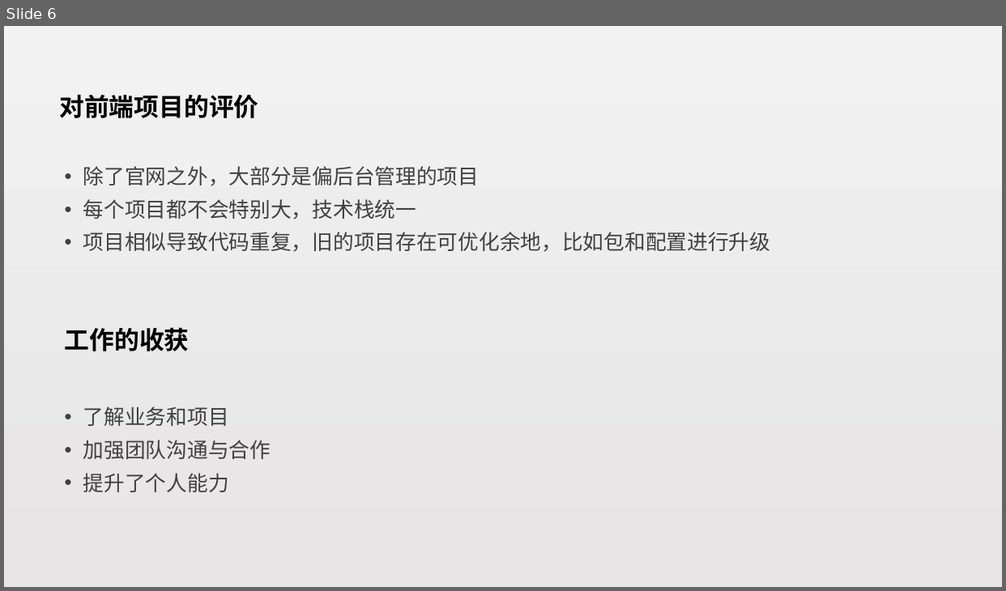
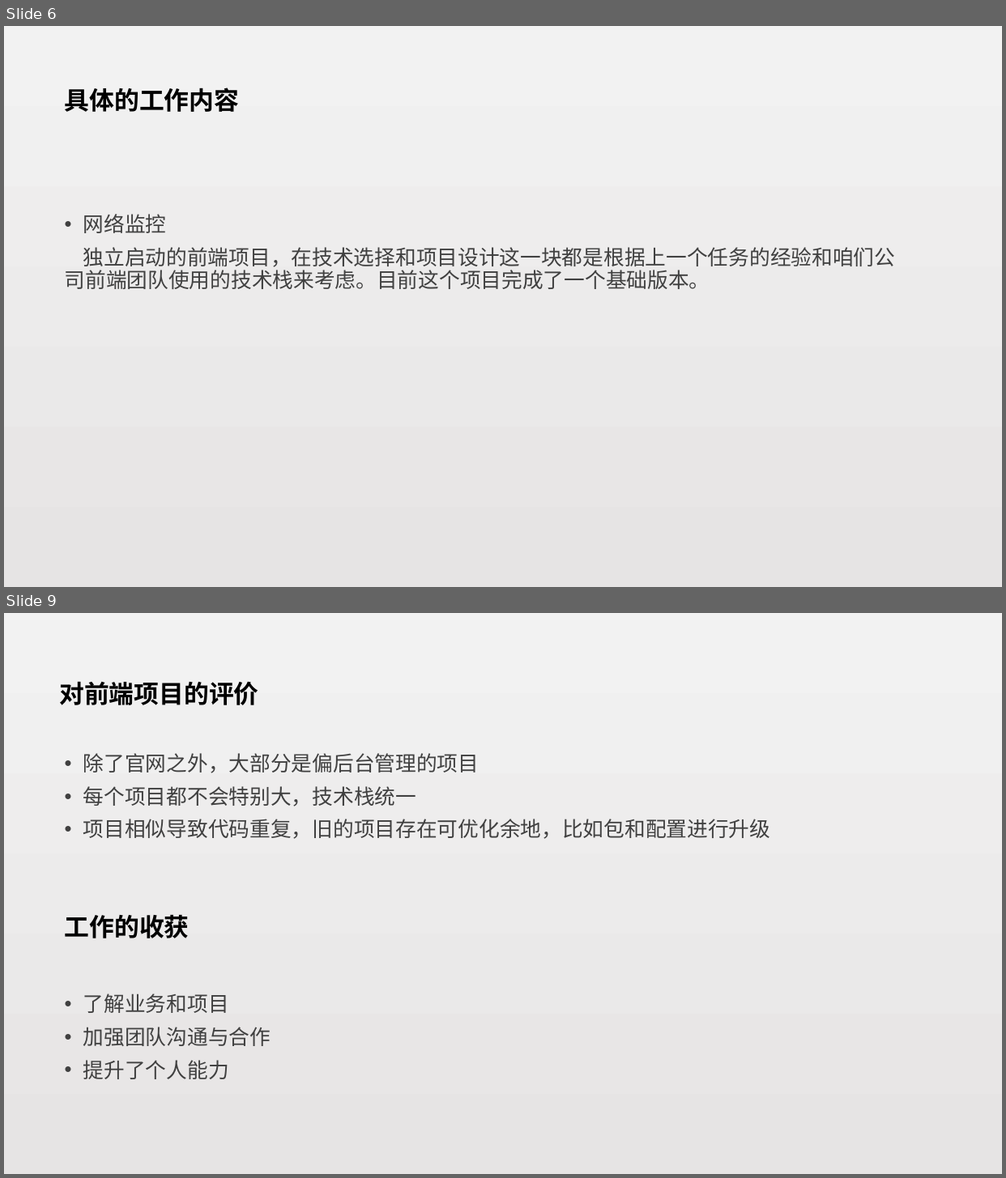
Before and after one commit to zepang/Rx_note, a slide deck: 赖泽海-试用期工作总结.pptx. Shown one above the other, each under a label of ours: slide 6 before the commit, slides 6 and 9 after it; the slides between them are not shown. The pictures are 1006x591 and 1006x1178 pixels, drawn with LibreOffice and Linux fonts; fonts in the diff are those of the drawing. Boxes give left, top, right and bottom in pixels: in the first picture for what was removed or moved away, otherwise in the second. Text is boxed around its words. In the diff, an @@ line names an element or a change of style, - is before the commit and + after.

Commit message:
修改工作总结的ppt

```diff
--- a/赖泽海-试用期工作总结.pptx
+++ b/赖泽海-试用期工作总结.pptx
@@ slide 6 added at (4,26,1002,587), background gradient #F2F2F2 to #E6E4E4 @@
@@ title added at (65,88,240,112), 24 pt, text #000000, bold @@
+具体的工作内容
@@ text added at (65,214,896,289), 20 pt, text #404040 @@
+• 网络监控
+独立启动的前端项目，在技术选择和项目设计这一块都是根据上一个任务的经验和咱们公司前端团队使用的技术栈来考虑。目前这个项目完成了一个基础版本。
@@ what was slide 6 is now slide 9 @@
```
Also in this commit, not shown: 6 slides changed, 2 other slides added, 1 other file.
